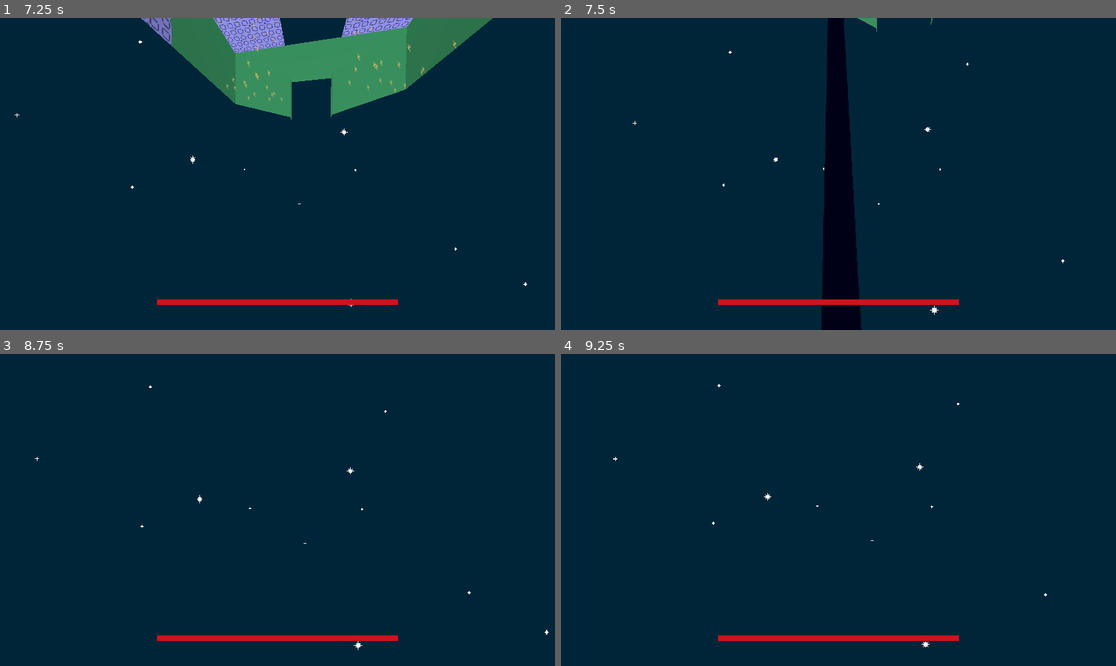
Above: before the commit, frames 1-4 (two rows, left to right).
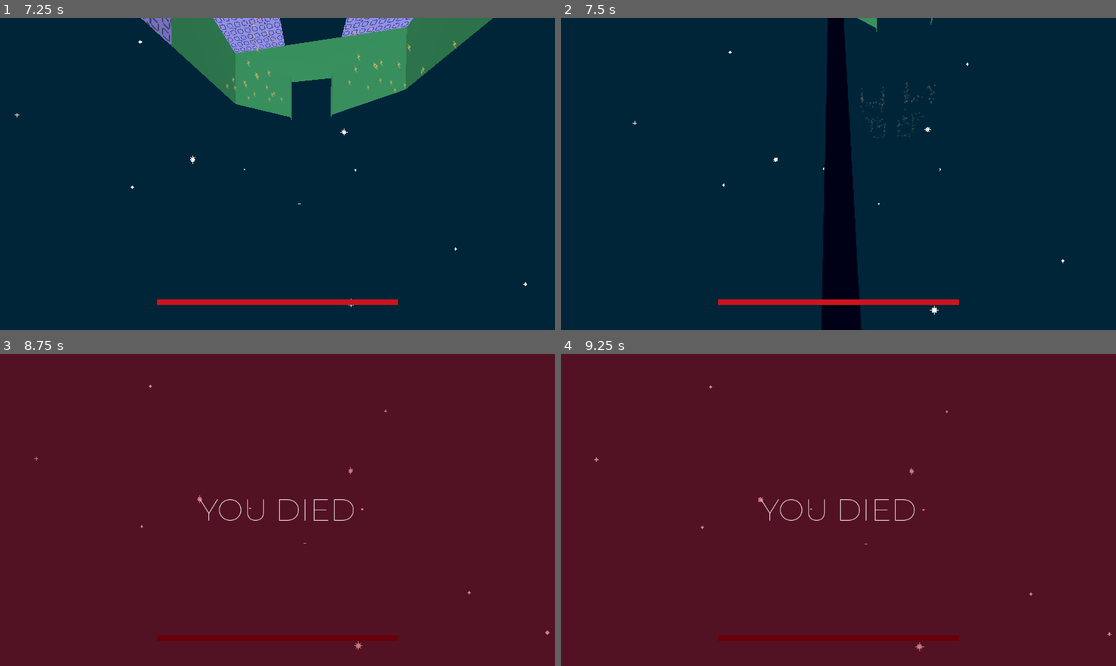
Above: after the commit, the same moments.

Repository: maeve-0/ScoreSpaceJam_08_24
Game: Godot game, scene res://assets/scenes/main_scene.tscn
Same seed, same stepped clock (60 frames per second), same inputs: the game is played once before the commit and once after it.
Inputs (mouse positions are in pixels of both pictures, inside the frame that each line leads up to):
- Up to frame 1 (7.25 s): tap Enter at 0.5 s; move the mouse to (399, 158) at 0.52 s; hold D (right) 0.53-1.28 s; right-click (399, 158) at 0.6 s; click (399, 158) at 0.67 s; tap Space (jump) at 0.77, 1.52, 3.02, 3.77, 4.52, 6.02, 6.77 s; move the mouse to (249, 174) at 1.27 s; hold W (forward) 1.28-5.78 s; right-click (249, 174) at 1.35 s; move the mouse to (288, 167) at 2.02 s; right-click (288, 167) at 2.1 s; move the mouse to (271, 180) at 2.77 s; right-click (271, 180) at 2.85 s; move the mouse to (316, 177) at 3.52 s; right-click (316, 177) at 3.6 s; move the mouse to (233, 170) at 4.27 s; right-click (233, 170) at 4.35 s; move the mouse to (283, 174) at 5.02 s; right-click (283, 174) at 5.1 s; move the mouse to (255, 167) at 5.77 s; hold D (right) 5.78-6.53 s; right-click (255, 167) at 5.85 s; move the mouse to (305, 174) at 6.52 s; hold W (forward) from 6.53 s (still down); right-click (305, 174) at 6.6 s
- Up to frame 2 (7.5 s): keep holding W (forward); move the mouse to (810, 174) at 7.27 s; right-click (810, 174) at 7.35 s
- Up to frame 3 (8.75 s): keep holding W (forward); tap Space (jump) at 7.52 s; move the mouse to (288, 503) at 8.02 s; right-click (288, 503) at 8.1 s
- Up to frame 4 (9.25 s): move the mouse to (832, 516) at 8.77 s; release W (forward) at 8.78 s; hold A (left) from 8.78 s (still down); right-click (832, 516) at 8.85 s; tap Space (jump) at 9.02 s

Frame 1 is identical in both runs. In frame 2, 0.1% of the frame differs, in the area x 47-68%, y 20-39%; in frame 3, 100%; in frame 4, 100%, in the area x 0-100%, y 0-100%.

Commit message:
Add death barrier and tweak settings

Diff:
--- a/assets/scenes/main_scene.tscn
+++ b/assets/scenes/main_scene.tscn
@@ -1,5 +1,6 @@
-[gd_scene load_steps=8 format=3 uid="uid://vav1jg5ktd2u"]
+[gd_scene load_steps=11 format=3 uid="uid://vav1jg5ktd2u"]
 
+[ext_resource type="Script" path="res://assets/scripts/main_scene.gd" id="1_m3xbk"]
 [ext_resource type="PackedScene" uid="uid://sgoqupvnmjat" path="res://assets/scenes/segments/start_segment.tscn" id="2_0bj11"]
 [ext_resource type="PackedScene" uid="uid://cb8ubj1ri7k0y" path="res://assets/scenes/stars.tscn" id="2_6ap72"]
 [ext_resource type="Script" path="res://assets/scripts/level_generator.gd" id="2_cctxc"]
@@ -7,8 +8,13 @@
 [ext_resource type="FontFile" uid="uid://dssms3h3tlqql" path="res://assets/fonts/Montserrat-VariableFont_wght.ttf" id="5_rgbp7"]
 [ext_resource type="Script" path="res://assets/scripts/health_bar.gd" id="6_8ofpt"]
 [ext_resource type="Script" path="res://assets/scripts/death_screen.gd" id="6_fdf6h"]
+[ext_resource type="Script" path="res://assets/scripts/death_barrier.gd" id="6_hr4rw"]
+
+[sub_resource type="BoxShape3D" id="BoxShape3D_ll147"]
+size = Vector3(100, 1, 500)
 
 [node name="main_scene" type="Node3D"]
+script = ExtResource("1_m3xbk")
 
 [node name="player" parent="." instance=ExtResource("3_h1yyb")]
 transform = Transform3D(1, 0, 0, 0, 1, 0, 0, 0, 1, 2, 1.8163, -1.72843)
@@ -47,6 +53,25 @@
 player_path = NodePath("../../player")
 
 [node name="start_segment" parent="enviro" instance=ExtResource("2_0bj11")]
+
+[node name="death_barrier" type="Area3D" parent="."]
+script = ExtResource("6_hr4rw")
+
+[node name="collision_shape_3d" type="CollisionShape3D" parent="death_barrier"]
+transform = Transform3D(1, 0, 0, 0, 1, 0, 0, 0, 1, 0, -50, 0)
+shape = SubResource("BoxShape3D_ll147")
+
+[node name="collision_shape_3d2" type="CollisionShape3D" parent="death_barrier"]
+transform = Transform3D(1, 0, 0, 0, 1, 0, 0, 0, 1, 0, 50, 0)
+shape = SubResource("BoxShape3D_ll147")
+
+[node name="collision_shape_3d3" type="CollisionShape3D" parent="death_barrier"]
+transform = Transform3D(-4.37114e-08, -1, 0, 1, -4.37114e-08, 0, 0, 0, 1, 50, 0, 0)
+shape = SubResource("BoxShape3D_ll147")
+
+[node name="collision_shape_3d4" type="CollisionShape3D" parent="death_barrier"]
+transform = Transform3D(-4.37114e-08, -1, 0, 1, -4.37114e-08, 0, 0, 0, 1, -50, 0, 0)
+shape = SubResource("BoxShape3D_ll147")
 
 [node name="ui" type="Control" parent="."]
 layout_mode = 3
--- a/assets/scripts/autoloads/globals.gd
+++ b/assets/scripts/autoloads/globals.gd
@@ -1,4 +1,8 @@
 extends Node
 
 
-var player_health := 1.0
+var player_health := 1.0:
+	get():
+		return player_health
+	set(value):
+		player_health = clampf(value, 0.0, 1.0)
--- a/assets/scripts/autoloads/lava_control.gd
+++ b/assets/scripts/autoloads/lava_control.gd
@@ -23,7 +23,7 @@
 	var next_state_array = [
 		#State.NONE,
 		#State.NONE,
-		State.NONE,
+		#State.NONE,
 		State.FLOOR,
 		State.LEFT_WALL,
 		State.RIGHT_WALL,
--- /dev/null
+++ b/assets/scripts/death_barrier.gd
@@ -0,0 +1,10 @@
+extends Area3D
+
+
+func on_body_enter(body):
+	if body is Player:
+		Globals.player_health = 0
+
+
+func _ready() -> void:
+	connect('body_entered', on_body_enter)
--- /dev/null
+++ b/assets/scripts/main_scene.gd
@@ -0,0 +1,20 @@
+extends Node3D
+
+
+@onready var player := get_node('player')
+@onready var enviro := get_node('enviro')
+
+
+const MAX_DISTANCE = 50.0
+
+
+func _physics_process(delta: float) -> void:
+	if player.global_position.z >= -MAX_DISTANCE:
+		return
+
+	player.global_position.z += MAX_DISTANCE
+	if player.hand:
+		player.hand.global_position.z += MAX_DISTANCE
+	for child in enviro.get_children():
+		if child is Node3D:
+			child.global_position.z += MAX_DISTANCE
--- a/assets/scripts/player.gd
+++ b/assets/scripts/player.gd
@@ -21,6 +21,8 @@
 
 var hand: Hand
 
+var healing_timeout := 0.0
+
 
 func _input(event: InputEvent):
 	if Globals.player_health <= 0.0:
@@ -38,6 +40,11 @@
 
 
 func _physics_process(delta: float) -> void:
+	if Globals.player_health > 0.0:
+		healing_timeout -= delta
+		if healing_timeout <= 0.0:
+			Globals.player_health += delta * 0.4
+
 	var player_input := collect_input()
 
 	up_vector.look_at(global_position + Vector3(0.0, 0.0, -1.0), up_direction)
@@ -117,6 +124,7 @@
 
 func take_lava_damage(delta):
 	Globals.player_health -= delta
+	healing_timeout = 3.0
 
 
 func collect_input() -> Dictionary:
